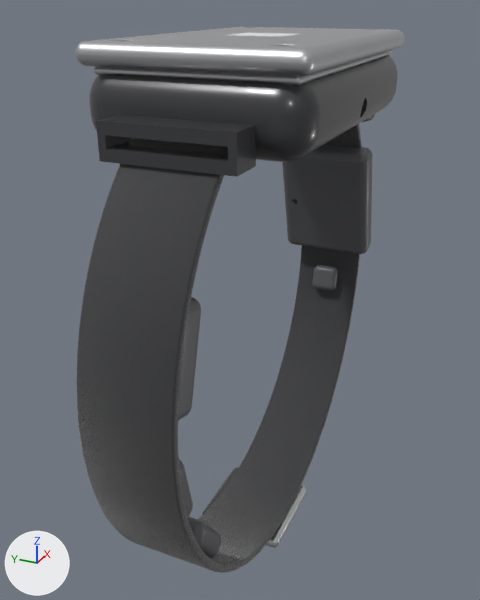
Two versions of the Blender file stryve_website/models/PowerThru_Assembly_Reveal.blend, one commit apart.
The view is the same before and after, from a 50 mm camera at (-0.1786, -0.0733, 0.0339) aimed at (-0.0016, 0.0063, -0.0546). The axes (+X, +Y, +Z) are drawn at lower left. The lights are the same throughout. The picture after the commit comes second.

In view in the first picture: 'VIZ_Logo_Decal', 'gsr_electrode_pad_b', 'imu_sensor_pod', 'main_enclosure_base', 'main_enclosure_lid', 'semg_electrode_pad', 'wearable_strap' and 4 more.
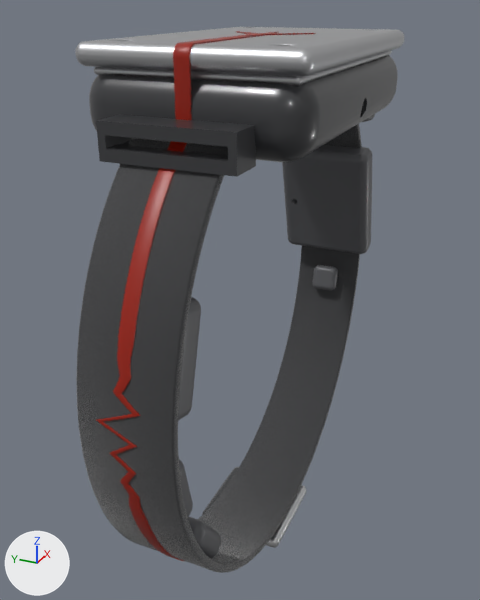
The change, as a list of edits to the scene's bpy script:
```text
Add mat_mata_logo_brandred:
    mat_mata_logo_brandred = principled_material('MATA_Logo_BrandRed')
    mat_mata_logo_brandred.base_color = (0.32, 0.011, 0.001)  # red #991b03
    mat_mata_logo_brandred.roughness = 0.4
Add me_viz_logo_wrap_strap:
    me_viz_logo_wrap_strap.from_pydata(...)  # 1202 vertices, 600 faces; spans x -0.0782..-0.0391, y -0.0045..0.0071, z -0.1248..0.0047
    me_viz_logo_wrap_strap.polygons.foreach_set('use_smooth', [True] * 600)
    me_viz_logo_wrap_strap.materials.append(mat_mata_logo_brandred)  # red #991b03
Add me_viz_logo_wrap_body:
    me_viz_logo_wrap_body.from_pydata(...)  # 138 vertices, 68 faces; spans x -0.046..-0.0105, y -0.002..0.002, z 0.008..0.0245
    me_viz_logo_wrap_body.polygons.foreach_set('use_smooth', [True] * 68)
    me_viz_logo_wrap_body.materials.append(mat_mata_logo_brandred)  # red #991b03
Change ob_viz_logo_decal:
    ob_viz_logo_decal.location: (0.0, 0.0, 0.0245) -> (0.0, 0.0, 0.0)
Add ob_viz_logo_wrap_strap:
    ob_viz_logo_wrap_strap = bpy.data.objects.new('VIZ_Logo_Wrap_Strap', me_viz_logo_wrap_strap)
    ob_viz_logo_wrap_strap.parent = ob_ctrla_product
    ob_viz_logo_wrap_strap.matrix_parent_inverse = Matrix(((1.0, 0.0, 0.0, 0.0), (0.0, 1.0, 0.0, 0.0), (0.0, 0.0, 1.0, 0.045), (0.0, 0.0, 0.0, 1.0)))
    ob_viz_logo_wrap_strap.location = (0.0, 0.0, 0.0)
    _m = ob_viz_logo_wrap_strap.modifiers.new('Relief', 'SOLIDIFY')
    _m.thickness = 0.0006
    _m.offset = 0.0
    _m = ob_viz_logo_wrap_strap.modifiers.new('Bevel', 'BEVEL')
    _m.width = 0.000105
    _m.width_pct = 0.000105
    _m.segments = 2
    _m.angle_limit = 1.047
    _m.miter_outer = 'MITER_ARC'
Add ob_viz_logo_wrap_body:
    ob_viz_logo_wrap_body = bpy.data.objects.new('VIZ_Logo_Wrap_Body', me_viz_logo_wrap_body)
    ob_viz_logo_wrap_body.parent = ob_ctrla_product
    ob_viz_logo_wrap_body.matrix_parent_inverse = Matrix(((1.0, 0.0, 0.0, 0.0), (0.0, 1.0, 0.0, 0.0), (0.0, 0.0, 1.0, 0.045), (0.0, 0.0, 0.0, 1.0)))
    ob_viz_logo_wrap_body.location = (0.0, 0.0, 0.0)
    _m = ob_viz_logo_wrap_body.modifiers.new('Relief', 'SOLIDIFY')
    _m.thickness = 0.0006
    _m.offset = 0.0
    _m = ob_viz_logo_wrap_body.modifiers.new('Bevel', 'BEVEL')
    _m.width = 0.000105
    _m.width_pct = 0.000105
    _m.segments = 2
    _m.angle_limit = 1.047
    _m.miter_outer = 'MITER_ARC'
```

Pixel boxes [x1, y1, x2, y2] of what changed, in the pictures (480 x 600 px):
'VIZ_Logo_Wrap_Strap', added
    after: [96, 141, 187, 561]
'VIZ_Logo_Wrap_Body', added (red)
    after: [173, 35, 255, 120]
'VIZ_Logo_Decal', moved
    before: [231, 32, 296, 37]
    after: [236, 31, 316, 37]
